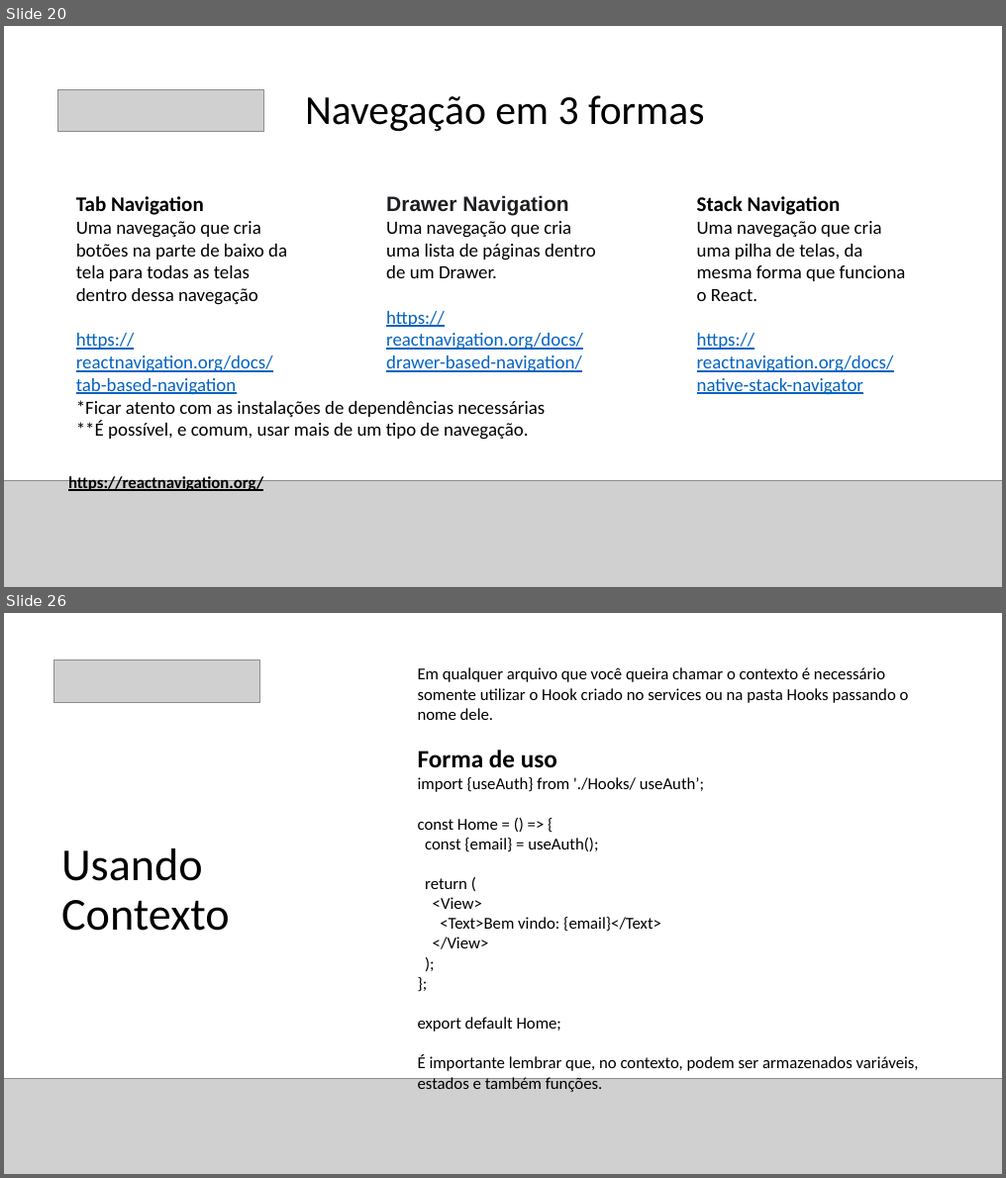
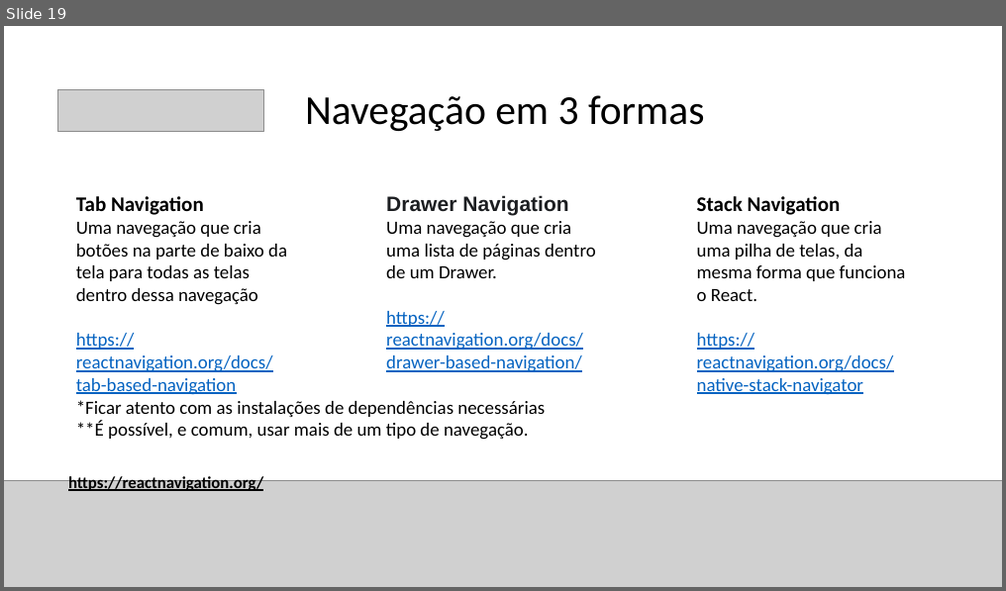
Before and after one commit to FredHSQ/ReactNativeClasses, a slide deck: AulasMaisExplicadas.pptx. Shown one above the other, each under a label of ours: slides 20 and 26 before the commit, slide 19 after it; the slides between them are not shown. The pictures are 1006x1178 and 1006x591 pixels, drawn with LibreOffice and Linux fonts; fonts in the diff are those of the drawing; grey boxes stand for pictures. Boxes give left, top, right and bottom in pixels: in the first picture for what was removed or moved away, otherwise in the second. Text is boxed around its words. In the diff, an @@ line names an element or a change of style, - is before the commit and + after.

```diff
--- a/AulasMaisExplicadas.pptx
+++ b/AulasMaisExplicadas.pptx
@@ slide 26 removed at (4, 613, 1002, 1174), background #FFFFFF @@
@@ picture removed at (54, 661, 260, 703) @@
@@ text removed at (418, 667, 919, 1092) @@
-Em qualquer arquivo que você queira chamar o contexto é necessário somente utilizar o Hook criado no services ou na pasta Hooks passando o nome dele.
-Forma de uso
-import {useAuth} from './Hooks/ useAuth’;
-const Home = () => {
-const {email} = useAuth();
-return (
-<View>
-<Text>Bem vindo: {email}</Text>
-</View>
-);
-};
-export default Home;
-É importante lembrar que, no contexto, podem ser armazenados variáveis, estados e também funções.
@@ title removed at (61, 849, 230, 931) @@
-Usando Contexto
@@ picture removed at (4, 1078, 1002, 1174) @@
@@ what was slide 20 is now slide 19 @@
```
Also in this commit, not shown: 6 other slides removed, 3 other files.
